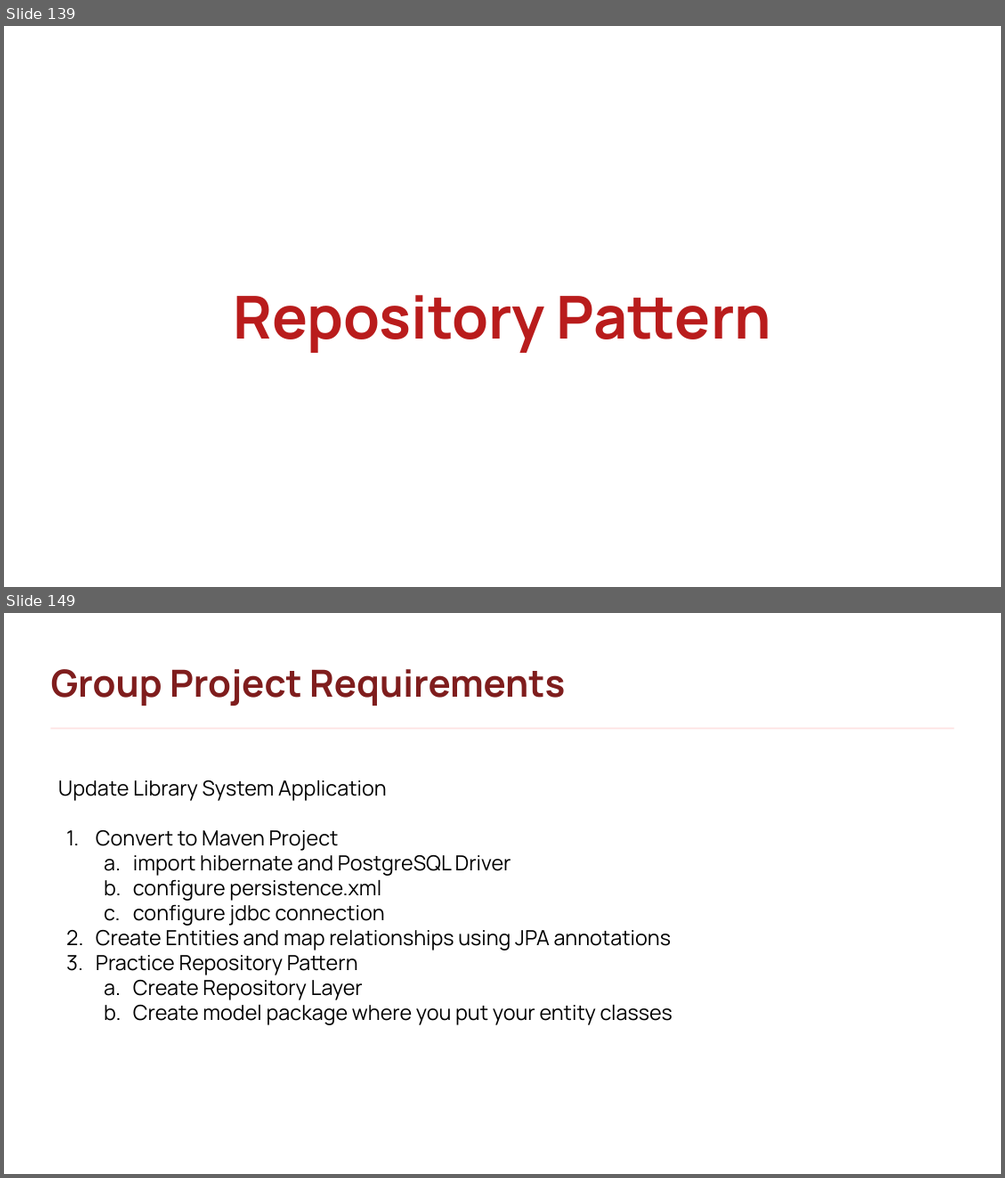
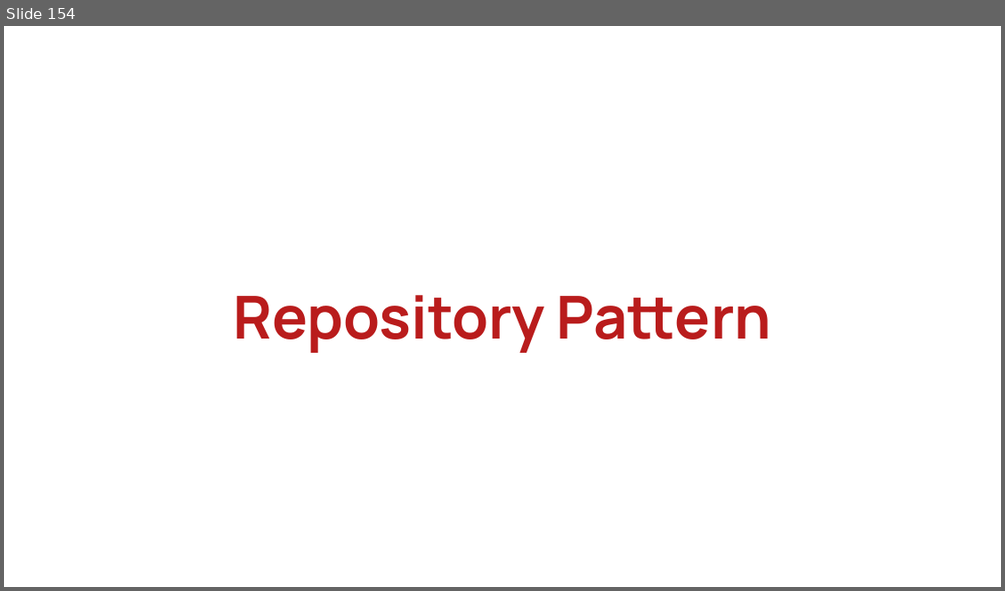
Before and after one commit to rlimosenero/rey-limosenero_java101, a slide deck: Java Persistence & Hibernate.pptx. Shown one above the other, each under a label of ours: slides 139 and 149 before the commit, slide 154 after it; the slides between them are not shown. The pictures are 1005x1178 and 1005x591 pixels, drawn with LibreOffice and Linux fonts; fonts in the diff are those of the drawing; background and template pictures are left out. Boxes give left, top, right and bottom in pixels: in the first picture for what was removed or moved away, otherwise in the second. Text is boxed around its words. In the diff, an @@ line names an element or a change of style, - is before the commit and + after.

```diff
--- a/Java Persistence & Hibernate.pptx
+++ b/Java Persistence & Hibernate.pptx
@@ slide 149 removed at box(4, 613, 1001, 1174), background picture (left out) @@
@@ text removed at box(51, 669, 565, 706) @@
-Group Project Requirements
@@ rectangle removed at box(50, 728, 954, 729) @@
@@ text removed at box(58, 780, 672, 1025) @@
-Update Library System Application
-1. Convert to Maven Project
-  a. import hibernate and PostgreSQL Driver
-  b. configure persistence.xml
-  c. configure jdbc connection
-2. Create Entities and map relationships using JPA annotations
-3. Practice Repository Pattern
-  a. Create Repository Layer
-  b. Create model package where you put your entity classes
@@ what was slide 139 is now slide 154 @@
```
Also in this commit, not shown: 24 slides changed, 27 slides added, 3 other slides removed.
